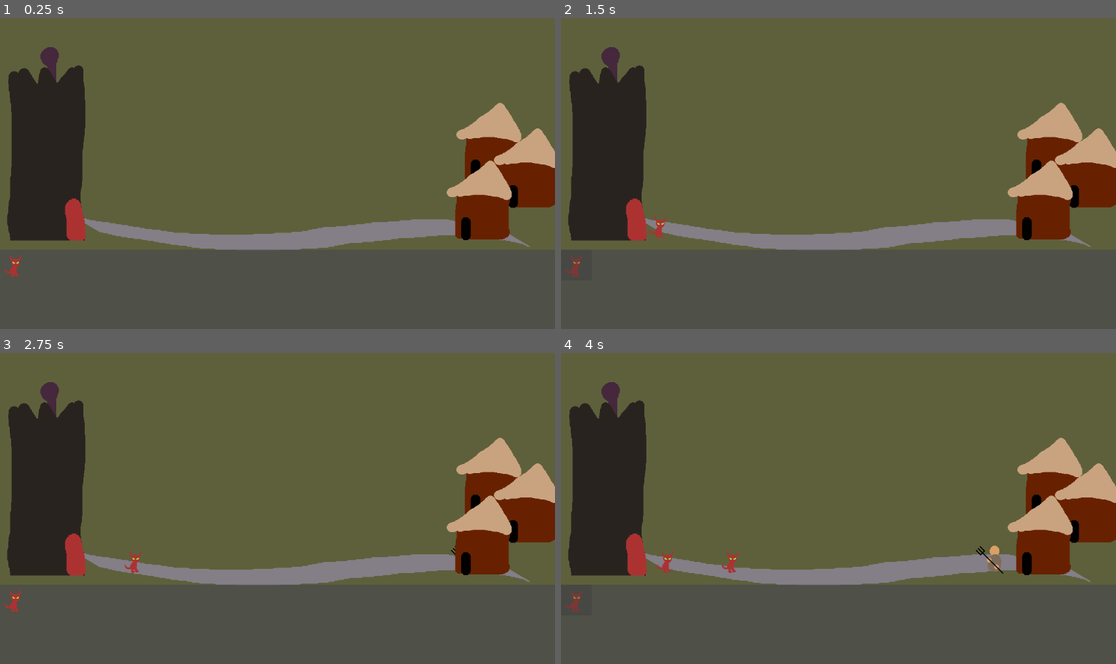
Above: before the commit, frames 1-4 (two rows, left to right).
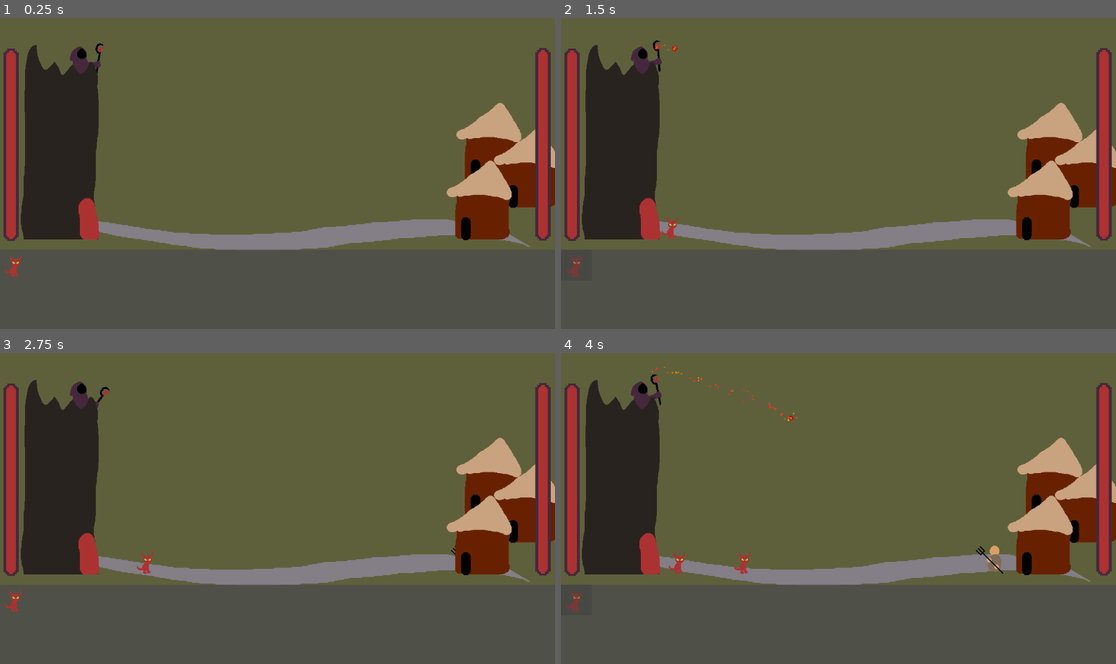
Above: after the commit, the same moments.

Repository: quinnrdavis/LD55
Game: Godot game, scene res://level.tscn
The game is run twice, just before and just after one commit, with the same random seed, the same clock (stepped at 60 frames per second) and the same inputs.
Inputs (mouse positions are in pixels of both pictures, inside the frame that each line leads up to):
- Up to frame 1 (0.25 s): no input
- Up to frame 2 (1.5 s): click (577, 263) at 0.5 s; move the mouse to (960, 157) at 1.27 s; click (960, 157) at 1.42 s
- Up to frame 3 (2.75 s): move the mouse to (166, 524) at 2.02 s; click (166, 524) at 2.17 s
- Up to frame 4 (4 s): click (577, 598) at 2.75 s; move the mouse to (894, 440) at 3.52 s; click (894, 440) at 3.67 s

The runs differ from the first frame. In frame 1, 6.4% of the frame differs, in the area x 0-100%, y 8-72%; in frame 2, 6.5%; in frame 3, 6.5%; in frame 4, 6.8%, in the area x 0-100%, y 4-72%.

Commit message:
Fireballs, health bars

Diff:
--- a/Enemies.gd
+++ b/Enemies.gd
@@ -1,9 +1,17 @@
 extends Node2D
+
+@export var VILLAGE_HEALTH = 50
+
+var health
 
 @onready var spawnPoint = $SpawnPoint
 @onready var forkvillager = preload("res://pitchfork_villager.tscn")
+@onready var village_health_bar = $VillageHealthBar
 
-
+func _ready():
+	health = VILLAGE_HEALTH
+	village_health_bar.max_value = VILLAGE_HEALTH
+	village_health_bar.value = health
 
 func _on_timer_timeout():
 	var forkInstance = forkvillager.instantiate()
--- a/Minions.gd
+++ b/Minions.gd
@@ -1,17 +1,22 @@
 extends Node2D
+
+@export var TOWER_HEALTH = 50
+
+var health
+var imp_ready = true
 
 @onready var spawnPoint = $SpawnPoint
 @onready var imp_timer = $ImpTimer
 @onready var imp = preload("res://imp.tscn")
+@onready var ui = $"../UI"
+@onready var tower_health_bar = $"../Minions/Tower/TowerHealthBar"
 
-@onready var ui = $"../UI"
-
-
-
-var imp_ready = true
 
 func _ready():
 	ui.connect("spawn_minion", spawn_minion)
+	health = TOWER_HEALTH
+	tower_health_bar.max_value = TOWER_HEALTH
+	tower_health_bar.value = health
 
 func _process(delta):
 	pass
--- /dev/null
+++ b/Wand.gd
@@ -0,0 +1,28 @@
+extends Sprite2D
+
+@export var FIREBALL_SPEED = 1000
+
+@onready var fireball = preload("res://fireball.tscn")
+@onready var spawn_point = $SpawnPoint
+@onready var fireball_timer = $FireballTimer
+
+
+var fireball_ready = true
+
+func _process(delta):
+	look_at(get_global_mouse_position())
+	if Input.is_mouse_button_pressed(MOUSE_BUTTON_LEFT):
+		launch_fireball()
+
+func launch_fireball():
+	if fireball_ready:
+		fireball_ready = false
+		fireball_timer.start()
+		var instance = fireball.instantiate()
+		get_parent().add_child(instance)
+		instance.global_position = spawn_point.global_position
+		var initial_velocity = Vector2(1, 0).rotated(rotation - deg_to_rad(10)) * FIREBALL_SPEED
+		instance.linear_velocity = initial_velocity
+
+func _on_fireball_timer_timeout():
+	fireball_ready = true
--- a/character.gd
+++ b/character.gd
@@ -2,6 +2,7 @@
 
 @onready var animation_player = $"../AnimationPlayer"
 @onready var hitbox = $"../Hitbox"
+@onready var health_bar = $Control/HealthBar
 @onready var parent = get_parent()
 
 
@@ -24,6 +25,9 @@
 	health -= damage
 	if health <= 0:
 		parent.queue_free()
+	health_bar.max_value = MAX_HEALTH
+	health_bar.value = health
+	health_bar.visible = true
 
 
 func _on_hitbox_area_entered(area):
@@ -31,5 +35,5 @@
 	animation_player.play("Attack")
 
 	await animation_player.animation_finished
-	if is_instance_valid(area):
+	if is_instance_valid(area) && is_instance_valid(parent):
 		area.get_parent().get_child(0).take_damage(DAMAGE)
--- a/character_component.tscn
+++ b/character_component.tscn
@@ -1,6 +1,30 @@
-[gd_scene load_steps=2 format=3 uid="uid://bkl7k3q7mbgeu"]
+[gd_scene load_steps=4 format=3 uid="uid://bkl7k3q7mbgeu"]
 
 [ext_resource type="Script" path="res://character.gd" id="1_cmapa"]
+[ext_resource type="Texture2D" uid="uid://c7yt7bnm4kad5" path="res://sprites/healthbarunder.png" id="2_h0r34"]
+[ext_resource type="Texture2D" uid="uid://dtxn23ief2c2c" path="res://sprites/healthbarprogress.png" id="3_aies6"]
 
 [node name="CharacterComponent" type="Node2D"]
 script = ExtResource("1_cmapa")
+
+[node name="Control" type="Control" parent="."]
+layout_mode = 3
+anchors_preset = 0
+offset_left = -20.0
+offset_top = -8.0
+offset_right = 20.0
+
+[node name="HealthBar" type="TextureProgressBar" parent="Control"]
+visible = false
+layout_mode = 1
+anchors_preset = 15
+anchor_right = 1.0
+anchor_bottom = 1.0
+offset_left = 4.0
+offset_top = -16.0
+offset_right = -4.0
+offset_bottom = -16.0
+grow_horizontal = 2
+grow_vertical = 2
+texture_under = ExtResource("2_h0r34")
+texture_progress = ExtResource("3_aies6")
--- /dev/null
+++ b/fireball.gd
@@ -0,0 +1,20 @@
+extends RigidBody2D
+
+@export var DAMAGE = 1
+
+func _ready():
+	pass # Replace with function body.
+
+
+# Called every frame. 'delta' is the elapsed time since the previous frame.
+func _process(delta):
+	pass
+
+
+func _on_body_entered(body):
+	if body.name.contains("StaticBody"):
+		queue_free()
+	else:
+		if get_contact_count() >= 2:
+			queue_free()
+		body.get_child(0).take_damage(DAMAGE)
--- /dev/null
+++ b/fireball.tscn
@@ -0,0 +1,45 @@
+[gd_scene load_steps=5 format=3 uid="uid://cwo55pjh0q7ty"]
+
+[ext_resource type="Texture2D" uid="uid://c4ocsfn3v7h1p" path="res://sprites/fireball.png" id="1_mukl5"]
+[ext_resource type="Script" path="res://fireball.gd" id="1_r8fx3"]
+
+[sub_resource type="CircleShape2D" id="CircleShape2D_adxvf"]
+radius = 6.0
+
+[sub_resource type="Curve" id="Curve_7e8v6"]
+min_value = -1.0
+_data = [Vector2(0, 1), 0.0, 1.48962, 0, 0, Vector2(0.994536, 1), -0.211684, 0.0, 0, 0]
+point_count = 2
+
+[node name="Fireball" type="RigidBody2D"]
+collision_layer = 32
+collision_mask = 20
+mass = 0.1
+gravity_scale = 2.0
+freeze_mode = 1
+max_contacts_reported = 2
+contact_monitor = true
+script = ExtResource("1_r8fx3")
+
+[node name="Sprite2D" type="Sprite2D" parent="."]
+texture = ExtResource("1_mukl5")
+
+[node name="CollisionShape2D" type="CollisionShape2D" parent="."]
+shape = SubResource("CircleShape2D_adxvf")
+
+[node name="CPUParticles2D" type="CPUParticles2D" parent="."]
+amount = 80
+lifetime = 0.5
+lifetime_randomness = 0.8
+emission_shape = 1
+emission_sphere_radius = 12.0
+gravity = Vector2(0, -480)
+angle_max = 90.0
+scale_amount_min = 2.0
+scale_amount_max = 4.0
+color = Color(0.94902, 0.235294, 0.0862745, 1)
+hue_variation_min = -1.0
+hue_variation_max = -0.8
+hue_variation_curve = SubResource("Curve_7e8v6")
+
+[connection signal="body_entered" from="." to="." method="_on_body_entered"]
--- a/imp.tscn
+++ b/imp.tscn
@@ -85,6 +85,7 @@
 size = Vector2(9, 46)
 
 [node name="Imp" type="CharacterBody2D"]
+collision_mask = 21
 
 [node name="CharacterComponent" parent="." instance=ExtResource("1_ecbnx")]
 
--- a/level.tscn
+++ b/level.tscn
@@ -1,13 +1,20 @@
-[gd_scene load_steps=9 format=3 uid="uid://sjr53ncjeb33"]
+[gd_scene load_steps=14 format=3 uid="uid://sjr53ncjeb33"]
 
 [ext_resource type="Texture2D" uid="uid://bpewnddba6n1t" path="res://sprites/path.png" id="1_gci2p"]
 [ext_resource type="Texture2D" uid="uid://cnwgcu8scxj3v" path="res://sprites/tower.png" id="2_6yoa2"]
 [ext_resource type="Script" path="res://Minions.gd" id="2_ksj2c"]
 [ext_resource type="Script" path="res://Enemies.gd" id="2_q43r5"]
+[ext_resource type="Texture2D" uid="uid://r2kmchd3it1y" path="res://sprites/wand.png" id="2_syaqg"]
+[ext_resource type="Script" path="res://Wand.gd" id="3_qlqfc"]
 [ext_resource type="Texture2D" uid="uid://otoecseo43i7" path="res://sprites/hut.png" id="3_w56hf"]
 [ext_resource type="Texture2D" uid="uid://4miay6gcrvli" path="res://sprites/imp.png" id="6_36r04"]
 [ext_resource type="Script" path="res://UI.gd" id="6_ms6yy"]
+[ext_resource type="Texture2D" uid="uid://c1d5i3ihfupvk" path="res://sprites/basehealthbarunder.png" id="7_luyvq"]
+[ext_resource type="Texture2D" uid="uid://8rm3yf2fu330" path="res://sprites/basehealthbarprogress.png" id="8_2t4cj"]
 [ext_resource type="Texture2D" uid="uid://b5q72s2fyyr82" path="res://sprites/imp_disabled.png" id="8_qj0y5"]
+
+[sub_resource type="RectangleShape2D" id="RectangleShape2D_nmlgu"]
+size = Vector2(1149, 20)
 
 [node name="Level" type="Node2D"]
 
@@ -20,14 +27,43 @@
 position = Vector2(560, 442)
 texture = ExtResource("1_gci2p")
 
+[node name="Wand" type="Sprite2D" parent="."]
+position = Vector2(177, 94.6563)
+rotation = 0.361283
+texture = ExtResource("2_syaqg")
+centered = false
+offset = Vector2(-14, -51)
+script = ExtResource("3_qlqfc")
+
+[node name="SpawnPoint" type="Node2D" parent="Wand"]
+position = Vector2(14.5989, -40.7415)
+
+[node name="FireballTimer" type="Timer" parent="Wand"]
+wait_time = 0.5
+one_shot = true
+
 [node name="Minions" type="Node2D" parent="."]
 script = ExtResource("2_ksj2c")
 
 [node name="SpawnPoint" type="Node2D" parent="Minions"]
-position = Vector2(150, 420)
+position = Vector2(175, 422)
 
 [node name="ImpTimer" type="Timer" parent="Minions"]
 wait_time = 2.0
+
+[node name="Tower" type="Sprite2D" parent="Minions"]
+position = Vector2(130, 260.656)
+texture = ExtResource("2_6yoa2")
+
+[node name="TowerHealthBar" type="TextureProgressBar" parent="Minions/Tower"]
+offset_left = -123.0
+offset_top = -196.0
+offset_right = -91.0
+offset_bottom = 204.0
+value = 50.0
+fill_mode = 3
+texture_under = ExtResource("7_luyvq")
+texture_progress = ExtResource("8_2t4cj")
 
 [node name="Enemies" type="Node2D" parent="."]
 script = ExtResource("2_q43r5")
@@ -39,21 +75,36 @@
 [node name="SpawnPoint" type="Node2D" parent="Enemies"]
 position = Vector2(1010, 420)
 
-[node name="Tower" type="Sprite2D" parent="."]
-position = Vector2(102, 262)
-texture = ExtResource("2_6yoa2")
-
-[node name="Hut" type="Sprite2D" parent="."]
+[node name="Hut" type="Sprite2D" parent="Enemies"]
 position = Vector2(1014, 261)
 texture = ExtResource("3_w56hf")
 
-[node name="Hut2" type="Sprite2D" parent="."]
+[node name="Hut2" type="Sprite2D" parent="Enemies"]
 position = Vector2(1092, 314)
 texture = ExtResource("3_w56hf")
+
+[node name="VillageHealthBar" type="TextureProgressBar" parent="Enemies"]
+offset_left = 1111.0
+offset_top = 64.0
+offset_right = 1143.0
+offset_bottom = 464.0
+value = 50.0
+fill_mode = 3
+texture_under = ExtResource("7_luyvq")
+texture_progress = ExtResource("8_2t4cj")
 
 [node name="Hut3" type="Sprite2D" parent="."]
 position = Vector2(994, 381)
 texture = ExtResource("3_w56hf")
+
+[node name="StaticBody2D" type="StaticBody2D" parent="."]
+position = Vector2(536, 494)
+collision_layer = 16
+collision_mask = 0
+
+[node name="CollisionShape2D" type="CollisionShape2D" parent="StaticBody2D"]
+position = Vector2(39.5, 0)
+shape = SubResource("RectangleShape2D_nmlgu")
 
 [node name="UI" type="Control" parent="."]
 layout_mode = 3
@@ -89,6 +140,7 @@
 texture_normal = ExtResource("6_36r04")
 texture_disabled = ExtResource("8_qj0y5")
 
+[connection signal="timeout" from="Wand/FireballTimer" to="Wand" method="_on_fireball_timer_timeout"]
 [connection signal="timeout" from="Minions/ImpTimer" to="Minions" method="_on_imp_timer_timeout"]
 [connection signal="timeout" from="Enemies/Timer" to="Enemies" method="_on_timer_timeout"]
 [connection signal="pressed" from="UI/BoxContainer/ImpContainer/ImpButton" to="UI" method="_on_texture_button_pressed" binds= ["imp"]]
--- a/pitchfork_villager.tscn
+++ b/pitchfork_villager.tscn
@@ -4,7 +4,7 @@
 [ext_resource type="PackedScene" uid="uid://bkl7k3q7mbgeu" path="res://character_component.tscn" id="1_phv4s"]
 
 [sub_resource type="RectangleShape2D" id="RectangleShape2D_uxq0g"]
-size = Vector2(22, 54)
+size = Vector2(33, 54)
 
 [sub_resource type="Animation" id="Animation_hg1y4"]
 resource_name = "Attack"
@@ -85,6 +85,8 @@
 size = Vector2(12, 54)
 
 [node name="PitchforkVillager" type="CharacterBody2D"]
+collision_layer = 4
+collision_mask = 21
 
 [node name="CharacterComponent" parent="." instance=ExtResource("1_phv4s")]
 SPEED = -1
@@ -93,7 +95,7 @@
 texture = ExtResource("1_ojsfp")
 
 [node name="CollisionShape2D" type="CollisionShape2D" parent="."]
-position = Vector2(1, 9)
+position = Vector2(6.5, 9)
 shape = SubResource("RectangleShape2D_uxq0g")
 
 [node name="AnimationPlayer" type="AnimationPlayer" parent="."]
@@ -103,6 +105,7 @@
 
 [node name="Hitbox" type="Area2D" parent="."]
 collision_layer = 8
+collision_mask = 49
 
 [node name="CollisionShape2D" type="CollisionShape2D" parent="Hitbox"]
 position = Vector2(-14.5, 0)
@@ -110,7 +113,7 @@
 
 [node name="Hurtbox" type="Area2D" parent="."]
 collision_layer = 4
-collision_mask = 0
+collision_mask = 48
 
 [node name="CollisionShape2D" type="CollisionShape2D" parent="Hurtbox"]
 position = Vector2(-4, 9)
Binary file added: sprites/basehealthbarprogress.aseprite
Binary file added: sprites/basehealthbarprogress.png
Not shown, added: sprites/basehealthbarprogress.png.import
Binary file added: sprites/basehealthbarunder.aseprite
Binary file added: sprites/basehealthbarunder.png
Not shown, added: sprites/basehealthbarunder.png.import
Binary file added: sprites/fireball.aseprite
Binary file added: sprites/fireball.png
Not shown, added: sprites/fireball.png.import
Binary file added: sprites/healthbarprogress.aseprite
Binary file added: sprites/healthbarprogress.png
Not shown, added: sprites/healthbarprogress.png.import
(and 8 more such lines)
